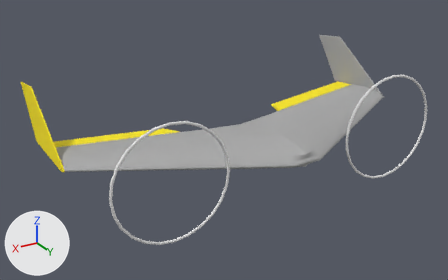
One commit to the FBX model RealFlight/Tridge/TailSitters/Caipirinha/caipirinha2.FBX: the scene before it, then after it.
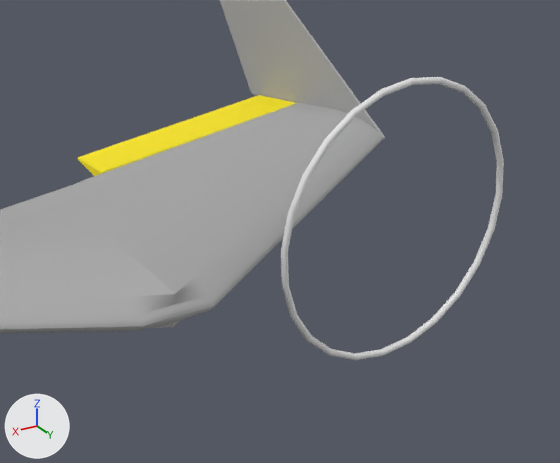
The first picture shows the older version from a 50 mm camera at (0.939, 1.275, 0.69) aimed at (0.053, -0.201, -0.048). The close-ups show both versions on the part from 54% to 100% of the width and 17% to 77% of the height of that picture; other places that the commit changed are outside them. The axes (+X, +Y, +Z) are drawn at lower left. The lights are the same throughout. Where no turn or scale is listed for an object, it has been applied to the vertices.

The scene before the commit, as lines of its bpy script (objects in view):
```python
me_mesh = bpy.data.meshes.new('Mesh')
me_mesh.from_pydata(...)  # 205 vertices, 406 faces; spans x -54.0..279.0, y -20.0..23.0, z 0.0..435.0
me_mesh.materials.append(mat_schaum_schwarz)  # its picture is missing
me_mesh_006 = bpy.data.meshes.new('Mesh.006')
me_mesh_006.from_pydata(...)  # a torus around z (ring radius 125.0, tube radius 3.0) spanning x -128.0..128.0, y -128.0..128.0, z -3.0..3.0
ob_cs_lmw = bpy.data.objects.new('~CS_LMW', me_mesh)
ob_cs_lmw.parent = ob_fuselage
ob_cs_lmw.location = (-5.706, -0.0000305, 57.97)
ob_cs_lmw.rotation_euler = (-1.571, -1.571, 0.0)  # degrees (-90, -90, 0)
ob_cs_lmw.scale = (1.06, 1.0, 1.0)
ob_fuselage = bpy.data.objects.new('FUSELAGE', None)
ob_fuselage.location = (0.0, 0.1337, 0.0132)
ob_fuselage.rotation_euler = (1.571, -1.571, 0.0)  # degrees (90, -90, 0)
ob_fuselage.scale = (0.00127, 0.00127, 0.00127)
ob_propring_l = bpy.data.objects.new('PropRing L', me_mesh_006)
ob_propring_l.location = (-0.3554, 0.0602, -0.0024)
ob_propring_l.rotation_euler = (-1.571, 0.0, 0.0)  # degrees (-90, 0, 0)
ob_propring_l.scale = (0.00127, 0.00127, 0.00127)
# also in view: '~CS_RMW' at (0.276, -0.092, 0.008); '~CS_LMA' at (-0.364, -0.315, -0.013); '~CS_LWT' at (-0.555, -0.339, 0.065)
```
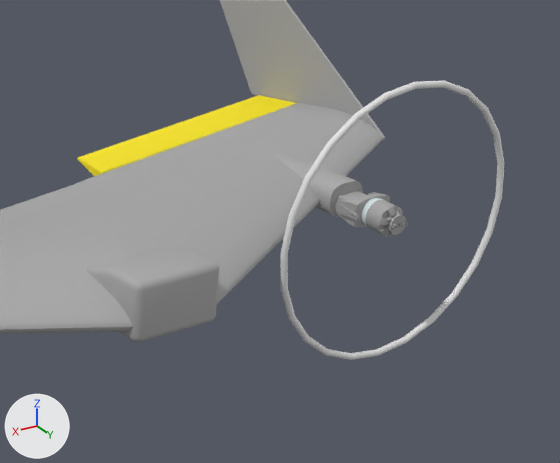
The newer file is also rescaled (x0.8), turned or shifted as a whole; pictures and numbers use the older file's frame.

What differs and where, as boxes (x1, y1, x2, y2) in the close-ups (560 x 463 px):
'FUSELAGE', now drawn: after (86, 247, 219, 342)
'PropRing L', moved, turned: before (281, 77, 504, 360); after (280, 80, 504, 360)
'Träger links', added: after (268, 150, 363, 217)
'Zylinder007', added: after (365, 200, 396, 234)
'Linie021', added: after (352, 195, 390, 227)
'Kreis008', added: after (379, 207, 403, 236)
'Rohr002', added: after (389, 214, 406, 235)
'Arm 2 Motträger gerade001', added: after (335, 200, 355, 225)
'AbgekQuader002', added: after (337, 191, 366, 202)
'Kreis009', added: after (336, 204, 358, 220)
'Motor Flansch001', added: after (361, 198, 383, 229)
'Zylinder008', added: after (378, 206, 403, 236)
'Rippe 003', added: after (352, 193, 385, 204)
'Arm 1 Motträger gerade001', added: after (368, 192, 381, 195)

The change, as a list of edits to the scene's bpy script:
```text
Add me_mesh_1:
    me_mesh_1.from_pydata(...)  # 120 vertices, 236 faces; spans x -25.1..24.9, y -40.0..40.0, z 0.0..70.0
    me_mesh_1.materials.append(mat_schaum_schwarz)  # its picture is missing
Change ob_fuselage:
    ob_fuselage: bpy.data.objects.new('FUSELAGE', None) -> bpy.data.objects.new('FUSELAGE', me_mesh_1)
Change ob_propring_l:
    ob_propring_l.location: (-0.3554, 0.0602, -0.0024) -> (-0.3554, 0.0601, -0.0048)
    ob_propring_l.rotation_euler: (-1.571, 0.0, 0.0) -> (-1.608, 0.0, 0.0)  # degrees (-90, 0, 0) -> degrees (-92, 0, 0)
Add ob_rippe_003:
    ob_rippe_003 = bpy.data.objects.new('Rippe 003', me_mesh_037)  # 132 vertices, 260 faces; spans x -19.5..19.6, y 0.0..3.5, z -1.0..4.8; in mat_black_light (grey #a4a4a4)
    ob_rippe_003.location = (-0.3555, 0.0213, 0.0133)
    ob_rippe_003.rotation_euler = (-0.0373, 0.0, 0.0000274)  # degrees (-2.1, 0, 0)
    ob_rippe_003.scale = (-0.00127, -0.00127, -0.00127)
Add ob_zylinder008:
    ob_zylinder008 = bpy.data.objects.new('Zylinder008', me_mesh_050)  # a 36-sided cylinder along z spanning x -13.8..13.8, y -13.8..13.8, z 0.0..1.2; in mat_black_light (grey #a4a4a4)
    ob_zylinder008.location = (-0.3553, 0.0511, -0.0044)
    ob_zylinder008.rotation_euler = (0.0000244, -1.534, 1.571)  # degrees (0, -88, 90)
    ob_zylinder008.scale = (-0.00127, -0.00127, -0.00127)
Add ob_rohr002:
    ob_rohr002 = bpy.data.objects.new('Rohr002', me_mesh_046)  # a torus around z (ring radius 5.3, tube radius 3.8) spanning x -8.9..8.9, y -9.0..9.0, z 0.0..2.0; in mat_black_light (grey #a4a4a4)
    ob_rohr002.location = (-0.3554, 0.0619, -0.0049)
    ob_rohr002.rotation_euler = (0.0000244, -1.534, 1.571)  # degrees (0, -88, 90)
    ob_rohr002.scale = (-0.00127, -0.00127, -0.00127)
Add ob_zylinder007:
    ob_zylinder007 = bpy.data.objects.new('Zylinder007', me_mesh_049)  # a 36-sided cylinder along z spanning x -13.8..13.8, y -13.8..13.8, z 0.0..15.0; in mat_black_light (grey #a4a4a4)
    ob_zylinder007.location = (-0.3553, 0.0321, -0.0037)
    ob_zylinder007.rotation_euler = (0.0000244, -1.534, 1.571)  # degrees (0, -88, 90)
    ob_zylinder007.scale = (-0.00127, -0.00127, -0.00127)
Add ob_linie021:
    ob_linie021 = bpy.data.objects.new('Linie021', me_mesh_038)  # 326 vertices, 668 faces; spans x -19.6..19.6, y -2.5..0.0, z -14.1..13.7; in mat_black_light (grey #a4a4a4)
    ob_linie021.location = (-0.3556, 0.0206, -0.0033)
    ob_linie021.rotation_euler = (-0.0373, 0.0, 0.0000443)  # degrees (-2.1, 0, 0)
    ob_linie021.scale = (-0.00127, -0.00127, -0.00127)
Add ob_arm_1_motträger_gerade001:
    ob_arm_1_motträger_gerade001 = bpy.data.objects.new('Arm 1 Motträger gerade001', me_mesh_039)  # 323 vertices, 650 faces; spans x -2.5..0.0, y -15.9..6.6, z -10.8..10.9; in mat_black_light (grey #a4a4a4)
    ob_arm_1_motträger_gerade001.location = (-0.3805, 0.0005, -0.0022)
    ob_arm_1_motträger_gerade001.rotation_euler = (-0.0373, -0.0000136, 0.0000221)  # degrees (-2.1, 0, 0)
    ob_arm_1_motträger_gerade001.scale = (-0.00127, -0.00127, -0.00127)
Add ob_kreis009:
    ob_kreis009 = bpy.data.objects.new('Kreis009', me_mesh_035)  # 284 vertices, 580 faces; spans x -4.0..4.0, y -14.0..11.5, z 0.0..1.8; in mat_black_light (grey #a4a4a4)
    ob_kreis009.location = (-0.3285, 0.0139, -0.003)
    ob_kreis009.rotation_euler = (1.571, -1.534, 1.571)  # degrees (90, -88, 90)
    ob_kreis009.scale = (-0.00127, -0.00127, -0.00127)
Add ob_motor_flansch001:
    ob_motor_flansch001 = bpy.data.objects.new('Motor Flansch001', me_mesh_040)  # 110 vertices, 216 faces; spans x -13.8..13.8, y 0.0..6.5, z -13.8..13.8; in mat_alu_eloxiert (white #d8e5e7)
    ob_motor_flansch001.location = (-0.3553, 0.0321, -0.0037)
    ob_motor_flansch001.rotation_euler = (-0.0373, -0.00001, 0.0000337)  # degrees (-2.1, 0, 0)
    ob_motor_flansch001.scale = (-0.00127, -0.00127, -0.00127)
Add ob_arm_2_motträger_gerade001:
    ob_arm_2_motträger_gerade001 = bpy.data.objects.new('Arm 2 Motträger gerade001', me_mesh_041)  # 108 vertices, 216 faces; spans x -6.6..15.9, y -10.8..10.8, z 0.0..2.5; in mat_black_light (grey #a4a4a4)
    ob_arm_2_motträger_gerade001.location = (-0.3339, 0.0005, -0.0022)
    ob_arm_2_motträger_gerade001.rotation_euler = (1.571, -0.0373, -1.571)  # degrees (90, -2.1, -90)
    ob_arm_2_motträger_gerade001.scale = (-0.00127, -0.00127, -0.00127)
Add ob_träger_links:
    ob_träger_links = bpy.data.objects.new('Träger links', me_mesh_033)  # 1536 vertices, 3068 faces; spans x -0.0242..0.0242, y -0.0832..0.0496, z -0.0203..0.0203; in mat_black_matte (grey #aaaaaa)
    ob_träger_links.location = (-0.3555, -0.0664, -0.0019)
Add ob_abgekquader002:
    ob_abgekquader002 = bpy.data.objects.new('AbgekQuader002', me_mesh_028)  # 104 vertices, 204 faces; spans x -11.8..11.8, y -5.8..5.8, z 0.0..24.0; in mat_black_light_o_map (grey #aaaaaa)
    ob_abgekquader002.location = (-0.3415, -0.0062, -0.0025)
    ob_abgekquader002.rotation_euler = (-1.571, 0.0, -1.571)  # degrees (-90, 0, -90)
    ob_abgekquader002.scale = (-0.00127, -0.00127, -0.00127)
Add ob_kreis008:
    ob_kreis008 = bpy.data.objects.new('Kreis008', me_mesh_045)  # 537 vertices, 1070 faces; spans x -13.8..13.8, y -13.8..13.8, z 0.0..4.5; in mat_black_light (grey #a4a4a4)
    ob_kreis008.location = (-0.3553, 0.0526, -0.0044)
    ob_kreis008.rotation_euler = (0.0000244, -1.534, 1.571)  # degrees (0, -88, 90)
    ob_kreis008.scale = (-0.00127, -0.00127, -0.00127)
```
